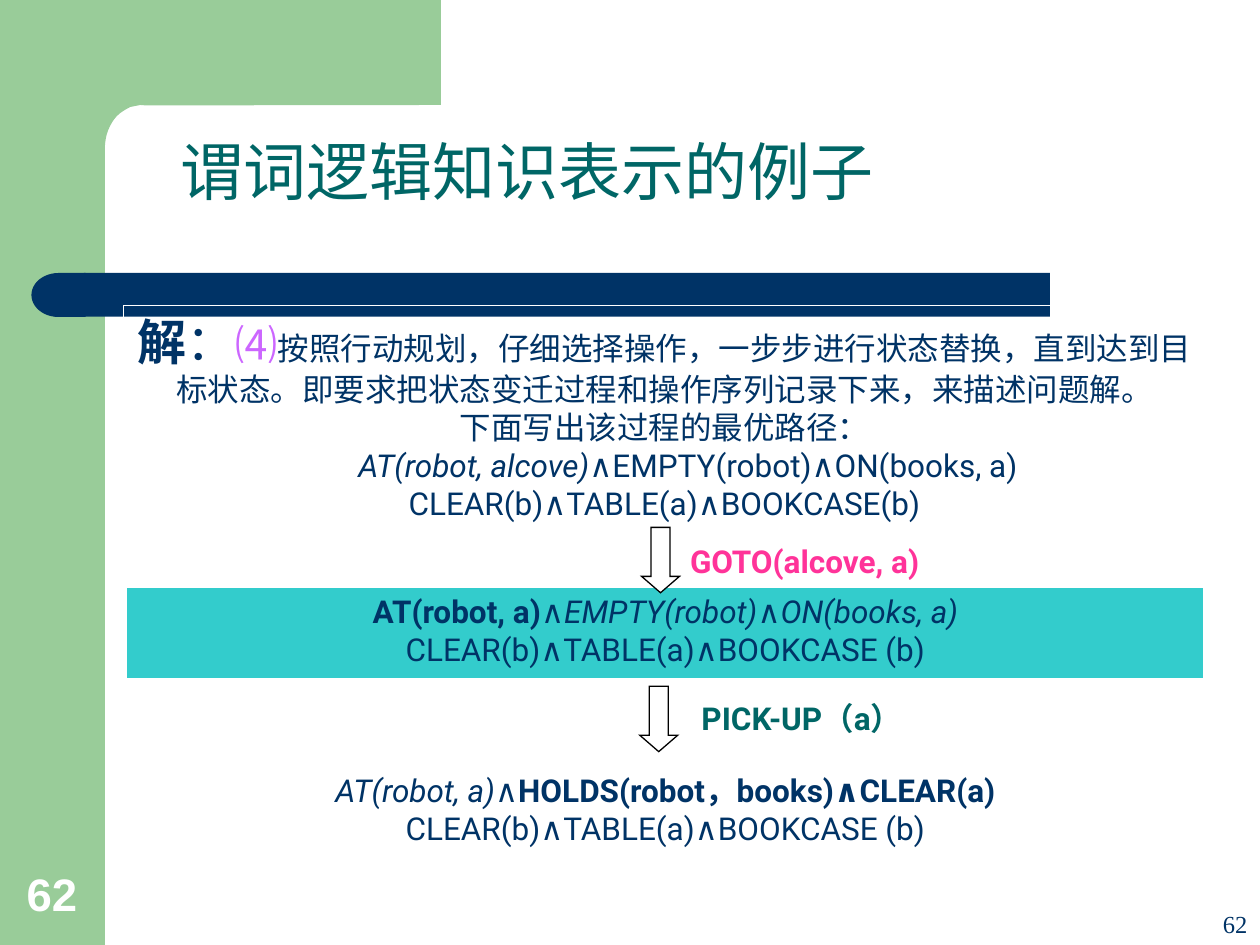
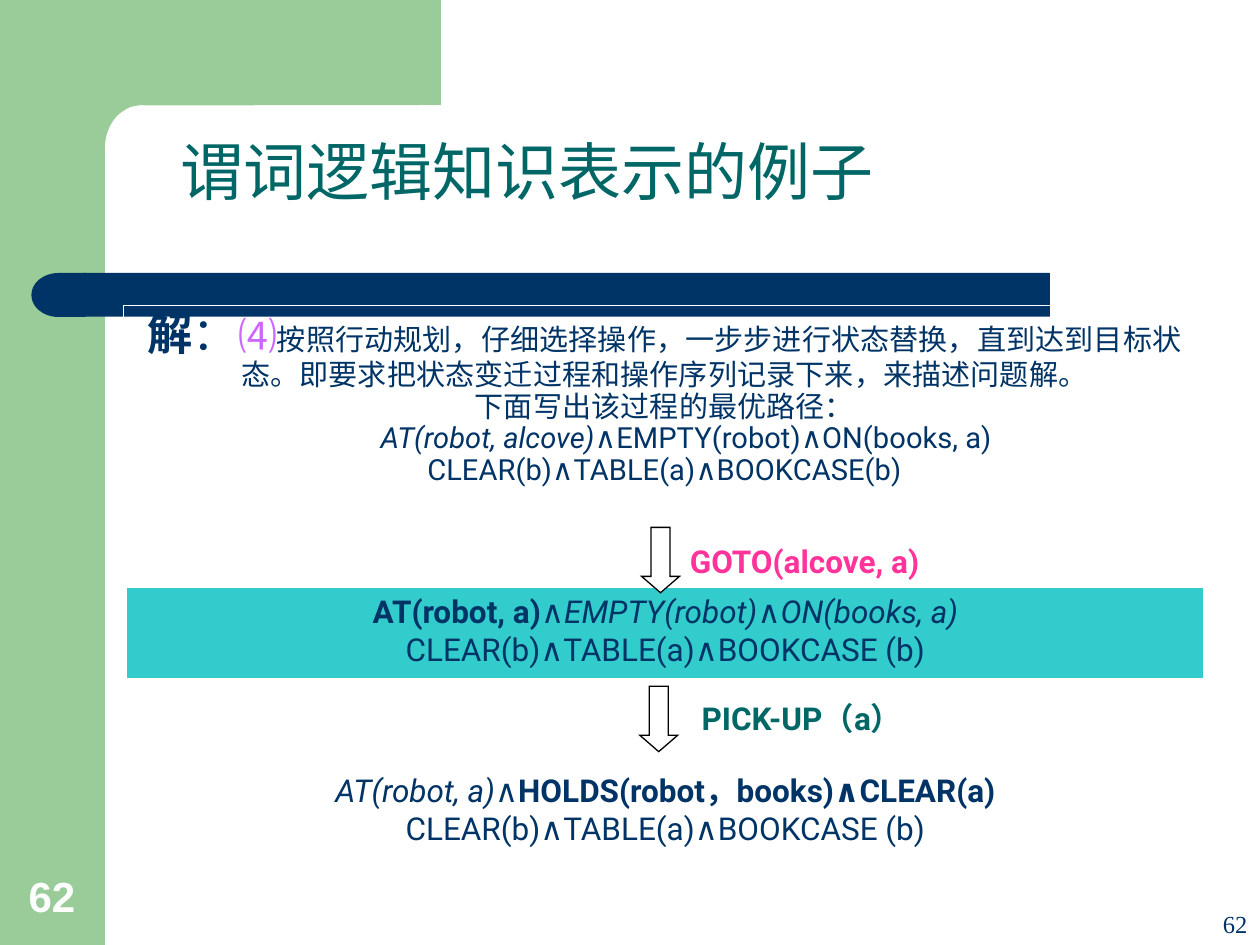
Before and after one commit to jxwb088047/AI_Review, a slide deck: slide 62 of 人工智能PPT/5. 逻辑表示及推理方法.ppt. Drawn at 1260x945 pixels with LibreOffice and Linux fonts; fonts in the diff are those of the drawing. Boxes give left, top, right and bottom in pixels: in the first picture for what was removed or moved away, otherwise in the second. Text is boxed around its words. In the diff, an @@ line names an element or a change of style, - is before the commit and + after.

```diff
--- a/人工智能PPT/5. 逻辑表示及推理方法.ppt
+++ b/人工智能PPT/5. 逻辑表示及推理方法.ppt
@@ rectangle "解：⑷按照行动规划，仔细选择操作，一步步进行状态替换，直到达到目标状态。即要求把状态变迁过程和操作序列记录下来，来描述问 ..." at [123,305,1205,523]: size 28 to 25.9 pt, size 24 to 22.2 pt in "解：⑷按照行动规划，仔细选择操作，一步步进行状态替换，直到达到目标状态。即要求把状态变迁过程和操作序列记录下来，来描述问 ..."; size 18 to 16.6 pt; line spacing 1 to 0.9 @@
@@ page number at [29,883,76,912]: size 26 to 24.1 pt @@
```
Also in this commit, not shown: 12 other slides changed, 10 other files.
